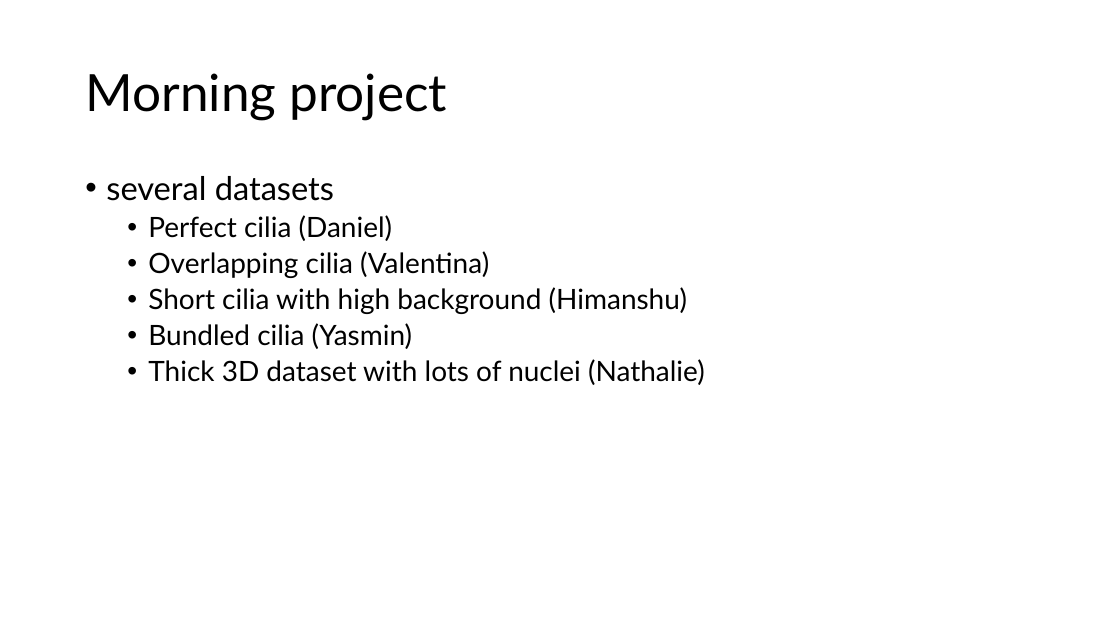
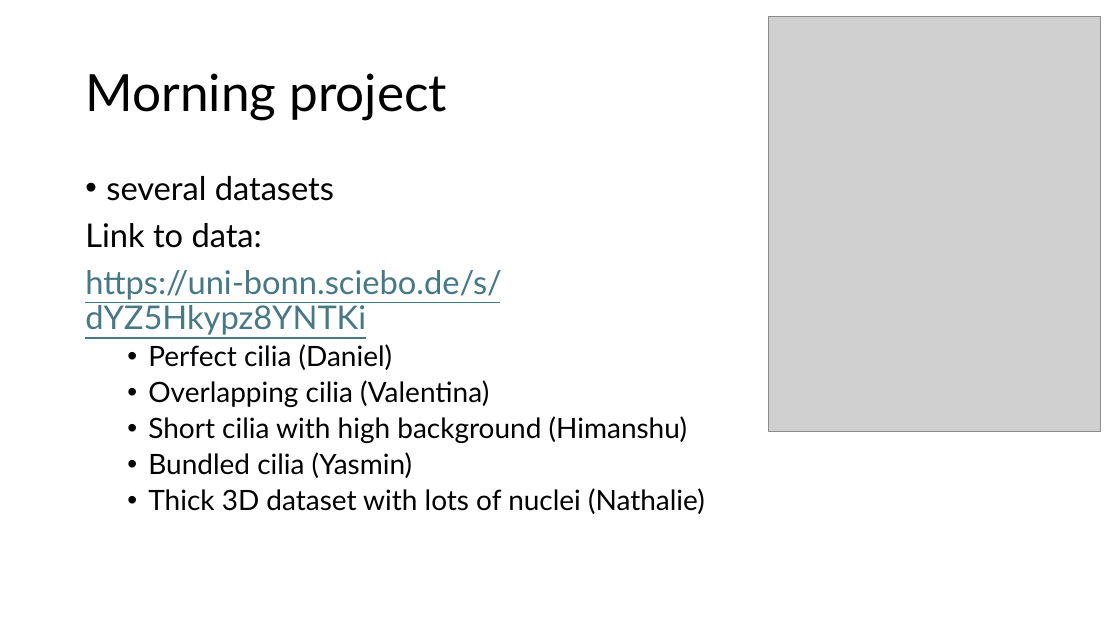
Before and after one commit to nathalju/FOR5547_ciliaAI_autumnschool, a slide deck: slide 9 of nj2026_segmentation_AutumnSchool_FOR5547_ciliaAI.pptx. Drawn at 1120x630 pixels with LibreOffice and Linux fonts; fonts in the diff are those of the drawing; grey boxes stand for pictures. Boxes give left, top, right and bottom in pixels: in the first picture for what was removed or moved away, otherwise in the second. Text is boxed around its words. In the diff, an @@ line names an element or a change of style, - is before the commit and + after.

```diff
--- a/nj2026_segmentation_AutumnSchool_FOR5547_ciliaAI.pptx
+++ b/nj2026_segmentation_AutumnSchool_FOR5547_ciliaAI.pptx
@@ picture added at bbox=[768, 17, 1101, 432] @@
@@ text at bbox=[85, 223, 502, 335]: paragraphs added @@
+Link to data:
+https://uni-bonn.sciebo.de/s/dYZ5Hkypz8YNTKi
```
Also in this commit, not shown: 4 other files.
